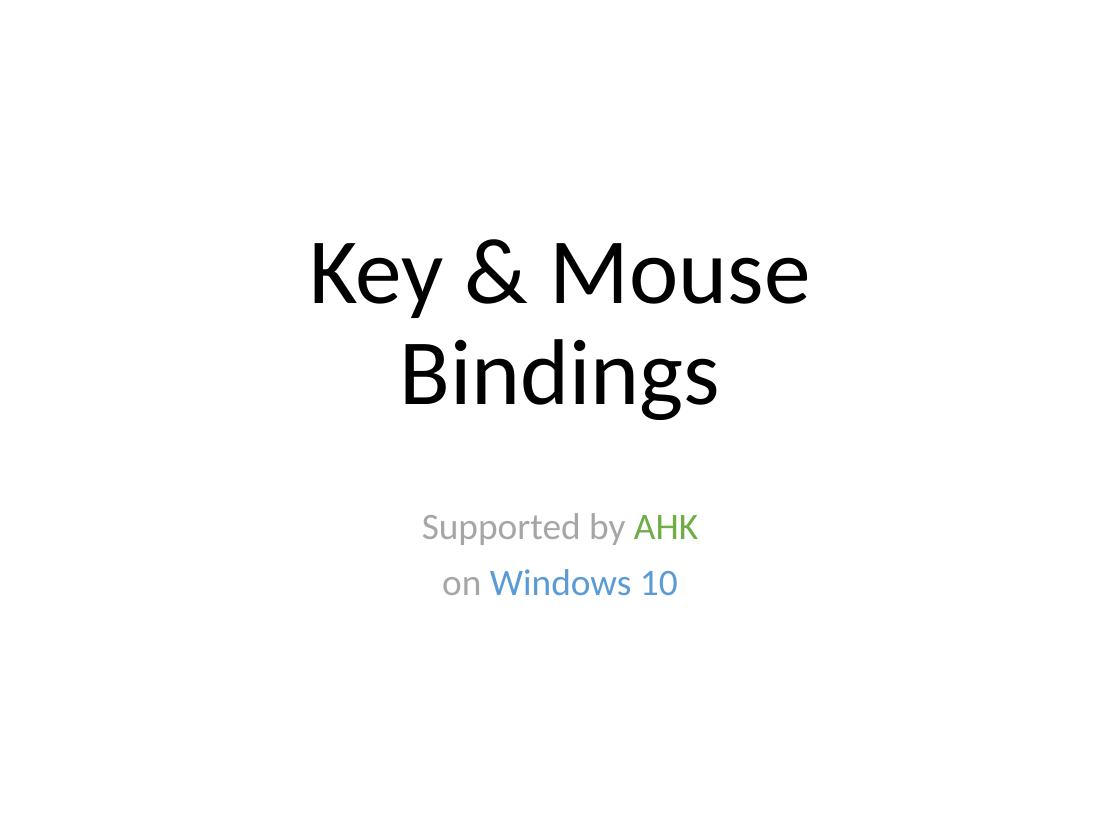
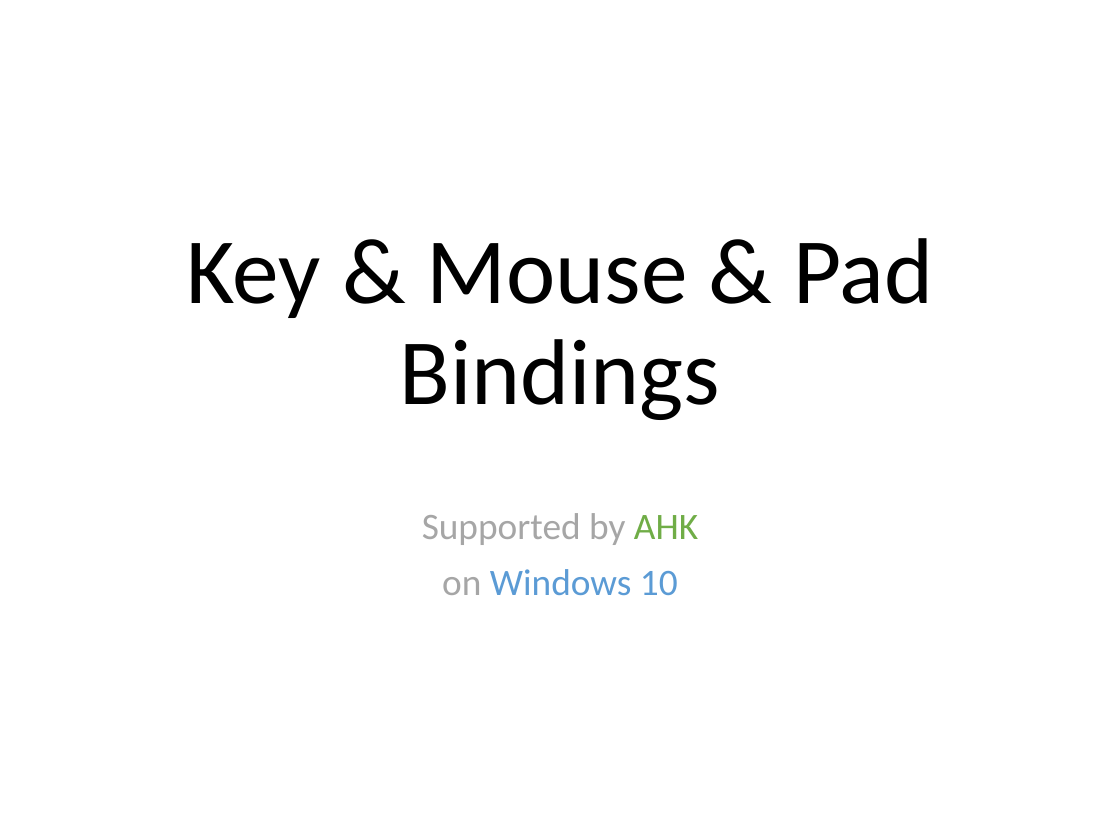
Before and after one commit to ittooo66/myAHK, a slide deck: slide 1 of MANUAL.pptx. Drawn at 1120x840 pixels with LibreOffice and Linux fonts; fonts in the diff are those of the drawing. Boxes give left, top, right and bottom in pixels: in the first picture for what was removed or moved away, otherwise in the second. Text is boxed around its words. In the diff, an @@ line names an element or a change of style, - is before the commit and + after.

```diff
--- a/MANUAL.pptx
+++ b/MANUAL.pptx
@@ title at (x1=186, y1=238, x2=934, y2=420): text changed @@
-Key & Mouse
-Bindings
+Key & Mouse & Pad
+Bindings
```
Also in this commit, not shown: 1 slide added.
